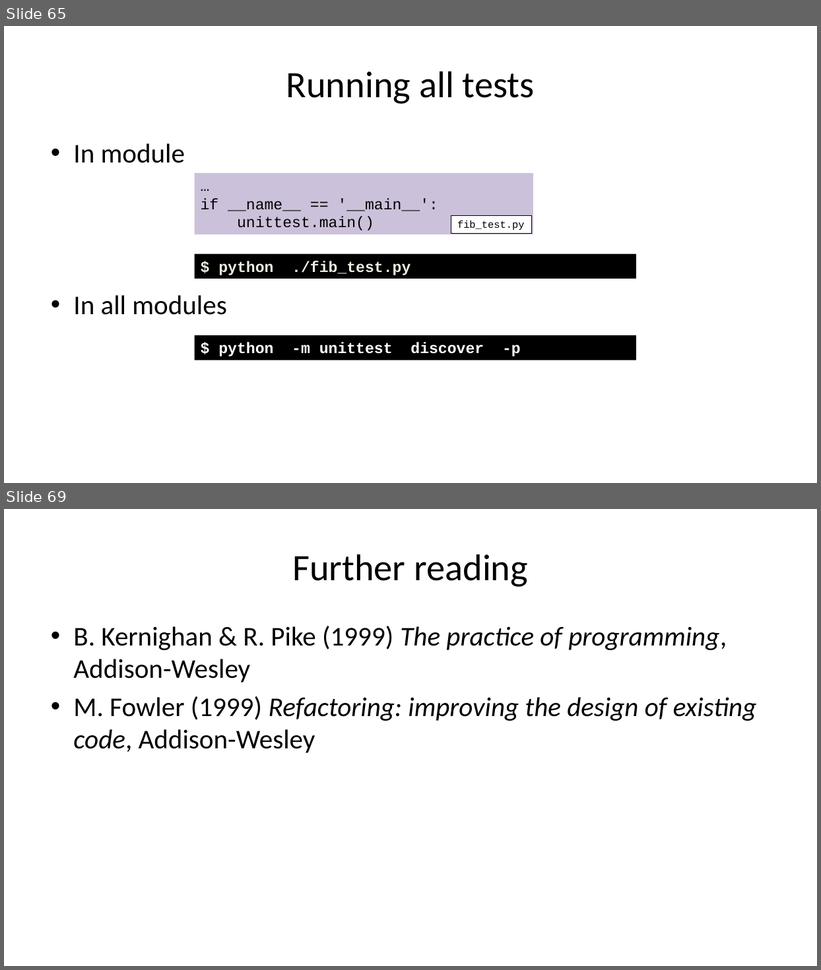
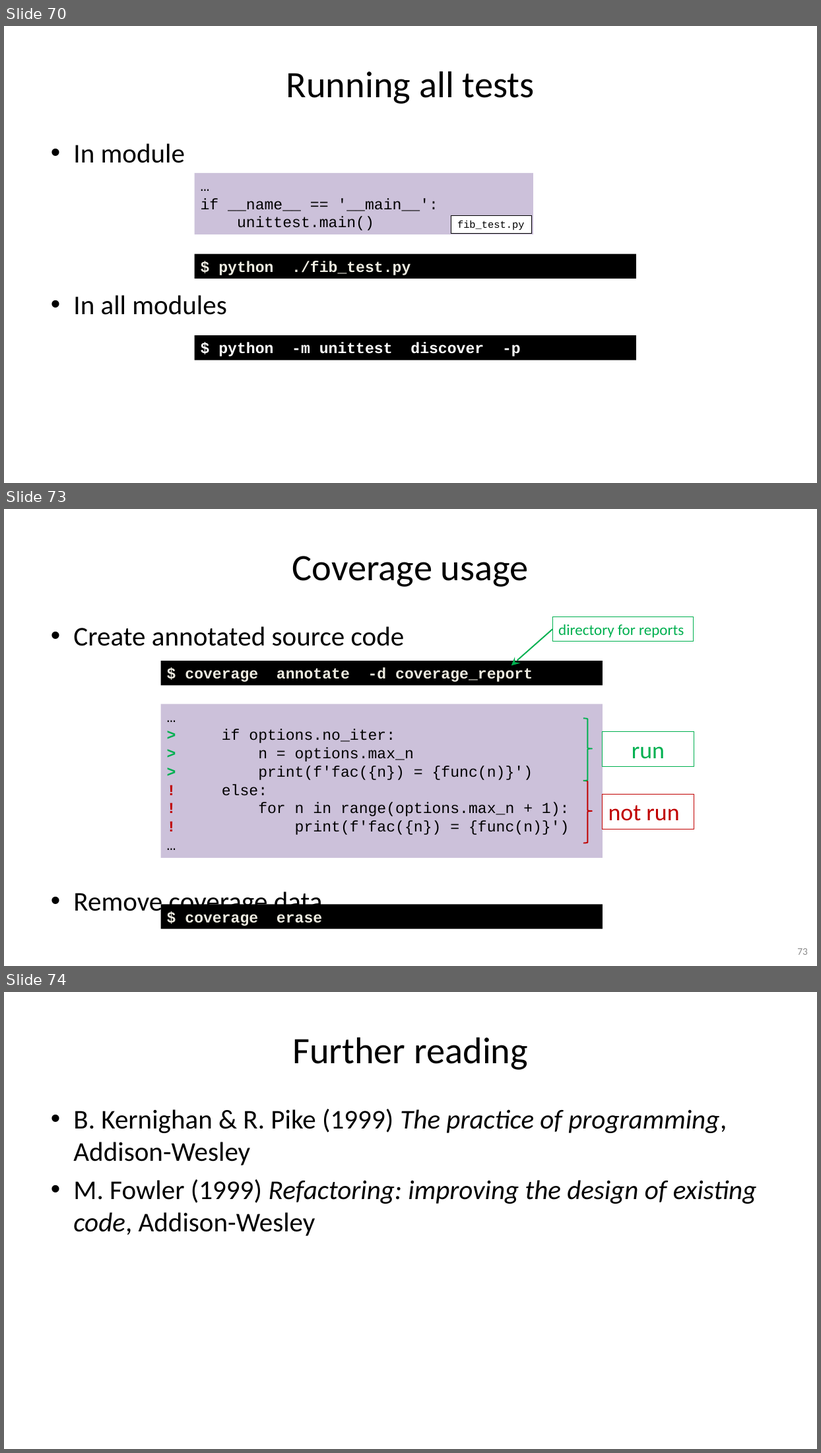
Before and after one commit to gjbex/Python-software-engineering, a slide deck: python_software_engineering.pptx. Shown one above the other, each under a label of ours: slides 65 and 69 before the commit, slides 70, 73 and 74 after it; the slides between them are not shown. The pictures are 821x970 and 821x1453 pixels, drawn with LibreOffice and Linux fonts; fonts in the diff are those of the drawing. Boxes give left, top, right and bottom in pixels: in the first picture for what was removed or moved away, otherwise in the second. Text is boxed around its words. In the diff, an @@ line names an element or a change of style, - is before the commit and + after.

Commit message:
Add slides on tear down, running tests, coverage

```diff
--- a/python_software_engineering.pptx
+++ b/python_software_engineering.pptx
@@ slide 73 added at (4,509,817,966), background #FFFFFF @@
@@ title added at (292,556,529,587), 44 pt, text #000000 @@
+Coverage usage
@@ text added at (73,626,405,918), 32 pt, text #000000 @@
+• Create annotated source code
+• Remove coverage data
@@ rectangle added at (553,617,694,642), fill #FFFFFF, outline #00B050 0.75 pt, 18 pt, text #00B050 @@
+directory for reports
@@ arrow added from (553, 629) to (512, 666), #00B050 1.5 pt @@
@@ rectangle added at (161,661,603,685), fill #000000, 18 pt, text #EEECE1, bold @@
+$ coverage annotate -d coverage_report
@@ rectangle added at (161,704,603,858), fill #CCC1DA, 18 pt, text #000000 @@
+…
+> if options.no_iter:
+> n = options.max_n
+> print(f'fac({n}) = {func(n)}')
+! else:
+! for n in range(options.max_n + 1):
+! print(f'fac({n}) = {func(n)}')
+…
@@ right brace added at (583,719,592,781), outline #00B050 1.5 pt @@
@@ rectangle added at (603,731,694,766), fill #FFFFFF, outline #00B050 0.75 pt, 28 pt, text #00B050 @@
+run
@@ right brace added at (583,781,592,843), outline #C00000 1.5 pt @@
@@ rectangle added at (603,795,694,829), fill #FFFFFF, outline #C00000 0.75 pt, 28 pt, text #C00000 @@
+not run
@@ rectangle added at (161,905,603,929), fill #000000, 18 pt, text #EEECE1, bold @@
+$ coverage erase
@@ page number added at (797,949,808,955), 12 pt, text #8C8C8C @@
+73
@@ what was slide 65 is now slide 70 @@
@@ what was slide 69 is now slide 74 @@
```
Also in this commit, not shown: 2 slides changed, 4 other slides added.
